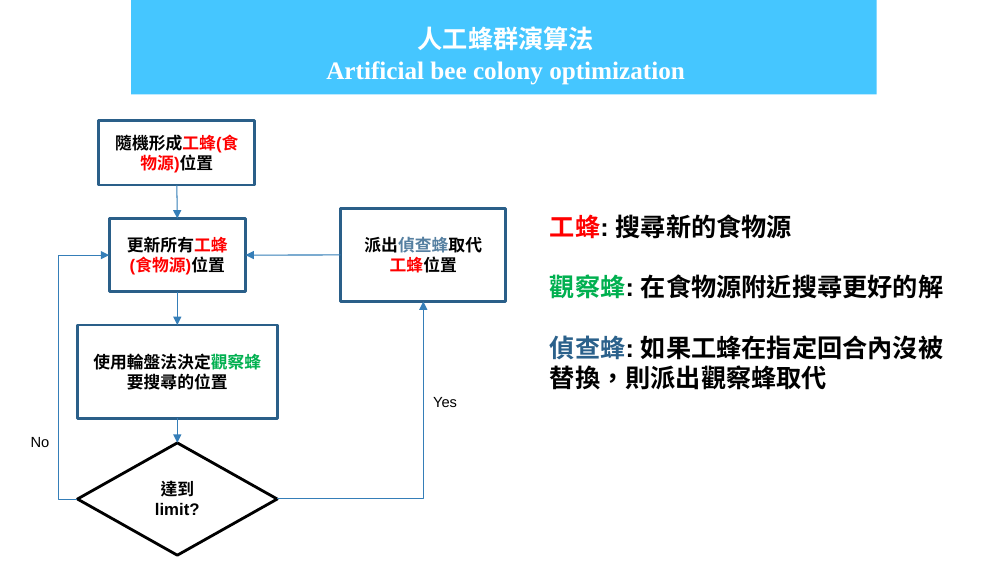
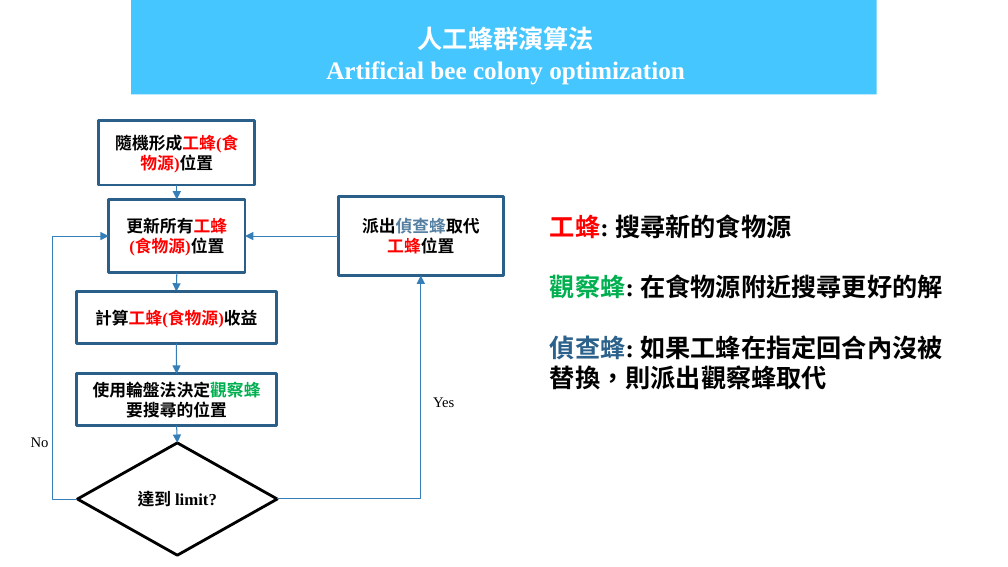
Before and after one commit to add11013/AI, a slide deck: slide 33 of Master Dissertation/碩士論文.pptx. Drawn at 1008x567 pixels with LibreOffice and Linux fonts; fonts in the diff are those of the drawing; background and template pictures are left out. Boxes give left, top, right and bottom in pixels: in the first picture for what was removed or moved away, otherwise in the second. Text is boxed around its words. In the diff, an @@ line names an element or a change of style, - is before the commit and + after.

```diff
--- a/Master Dissertation/碩士論文.pptx
+++ b/Master Dissertation/碩士論文.pptx
@@ rectangle "更新所有工蜂(食物源)位置": place and size @@
-rectangle "更新所有工蜂(食物源)位置" at (109,219,245,292)
+rectangle "更新所有工蜂(食物源)位置" at (109,200,245,273)
@@ arrow moved from (176, 185) - (177, 219) to (176, 185) - (176, 200) @@
@@ rectangle "派出偵查蜂取代": place and size @@
-rectangle "派出偵查蜂取代" at (341,209,506,302)
+rectangle "派出偵查蜂取代" at (339,197,504,275)
@@ elbow arrow moved from (78, 499) - (109, 255) to (78, 499) - (109, 236) @@
@@ arrow moved from (341, 255) - (246, 255) to (339, 236) - (245, 236) @@
@@ rectangle added at (77,291,276,343), outline #2B5F8A 2 pt, 12 pt, text #FF0000, bold @@
+計算工蜂(食物源)收益
@@ arrow moved from (177, 291) - (177, 325) to (176, 273) - (176, 291) @@
@@ elbow arrow moved from (277, 499) - (423, 301) to (277, 499) - (420, 275) @@
@@ arrow added from (176, 344) to (176, 374), #367EB9 0.75 pt @@
@@ font Arial to Times New Roman in 8 elements at (99,120,255,184), (78,443,277,554), (550,214,942,390), (31,437,49,447), (433,397,454,407), (109,200,245,273), (339,197,504,275), (77,374,276,425) @@
@@ rectangle "使用輪盤法決定觀察蜂要搜尋的位置": place and size @@
-rectangle "使用輪盤法決定觀察蜂要搜尋的位置" at (78,325,277,418)
+rectangle "使用輪盤法決定觀察蜂要搜尋的位置" at (77,374,276,425)
@@ arrow moved from (177, 418) - (177, 443) to (176, 425) - (177, 443) @@
```
Also in this commit, not shown: 17 other slides changed, 29 slides added, 7 other files.
